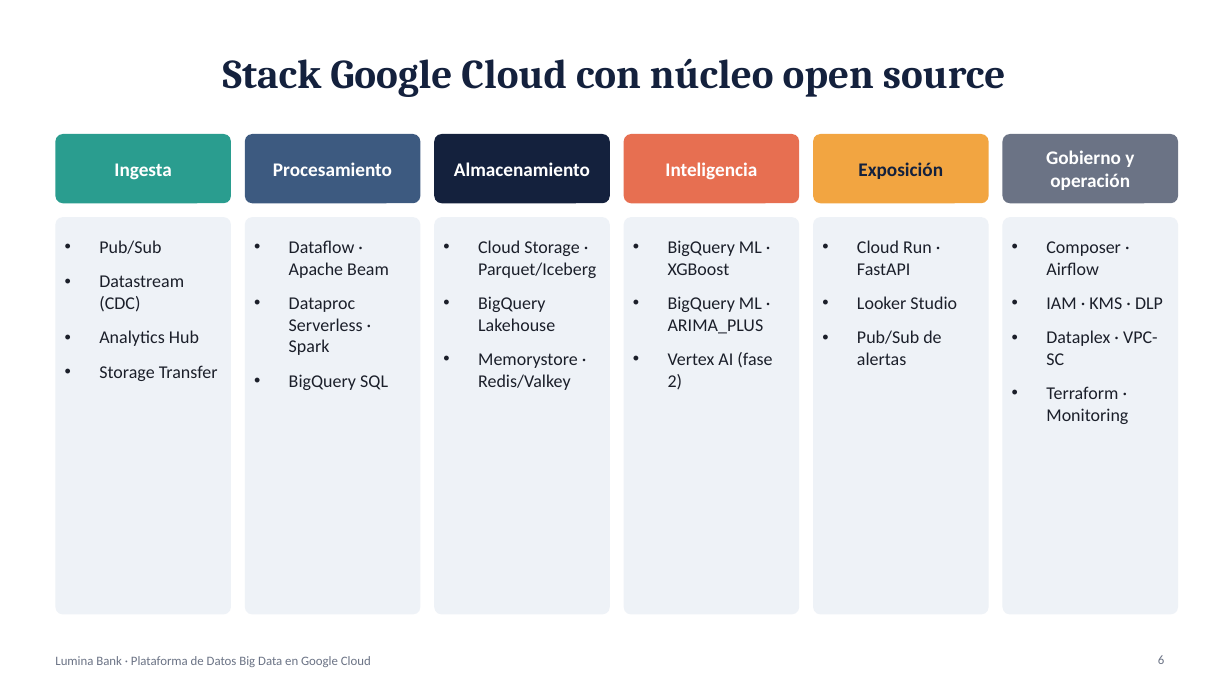
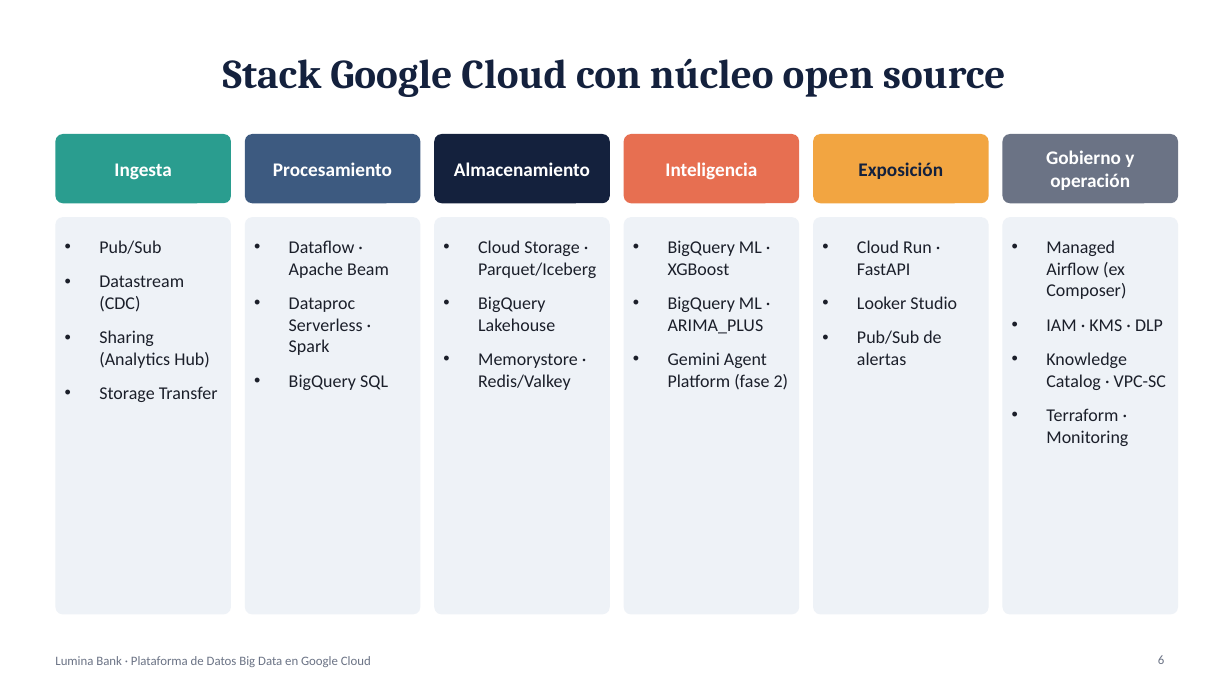
Before and after one commit to bmontoyag/utec_bigdata_trabajo, a slide deck: slide 6 of presentacion/Lumina Bank - Sustentacion.pptx. Drawn at 1232x693 pixels with LibreOffice and Linux fonts; fonts in the diff are those of the drawing. Boxes give left, top, right and bottom in pixels: in the first picture for what was removed or moved away, otherwise in the second. Text is boxed around its words. In the diff, an @@ line names an element or a change of style, - is before the commit and + after.

```diff
--- a/presentacion/Lumina Bank - Sustentacion.pptx
+++ b/presentacion/Lumina Bank - Sustentacion.pptx
@@ text at (x1=1046, y1=240, x2=1126, y2=299): text changed @@
-• Composer · Airflow
+• Managed Airflow (ex Composer)
@@ text at (x1=99, y1=330, x2=210, y2=368): text changed @@
-• Analytics Hub
+• Sharing (Analytics Hub)
@@ text at (x1=668, y1=352, x2=789, y2=390): text changed @@
-• Vertex AI (fase 2)
+• Gemini Agent Platform (fase 2)
@@ text at (x1=1046, y1=352, x2=1166, y2=390): text changed @@
-• Dataplex · VPC-SC
+• Knowledge Catalog · VPC-SC
```
Also in this commit, not shown: 13 other slides changed, 20 other files.
